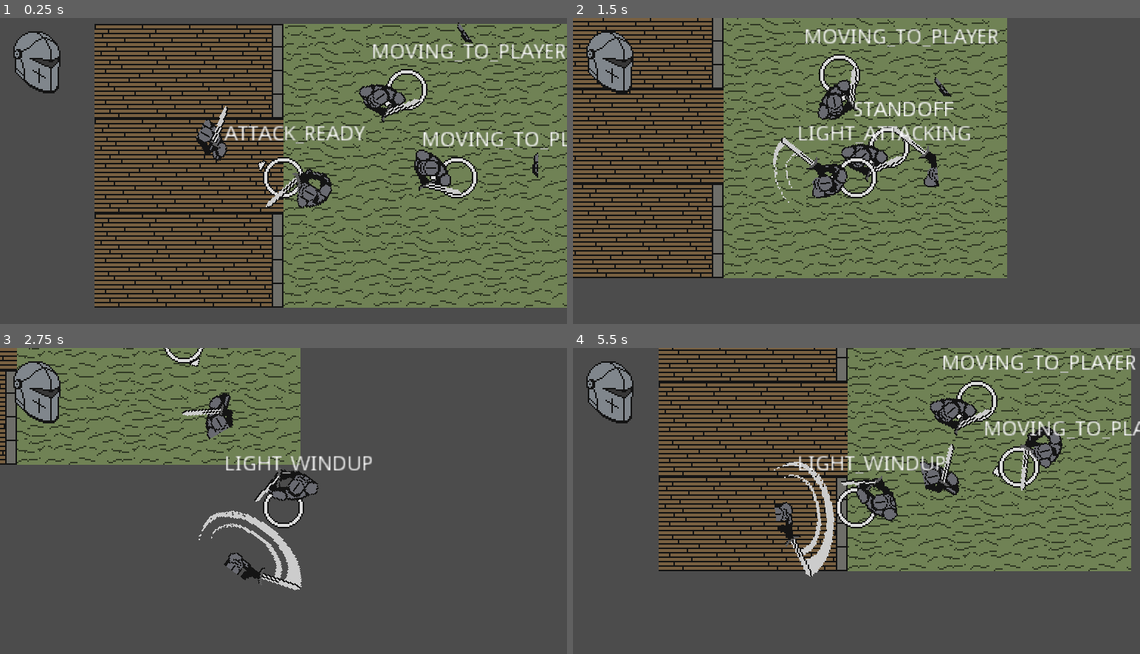
Above: before the commit, frames 1-4 (two rows, left to right).
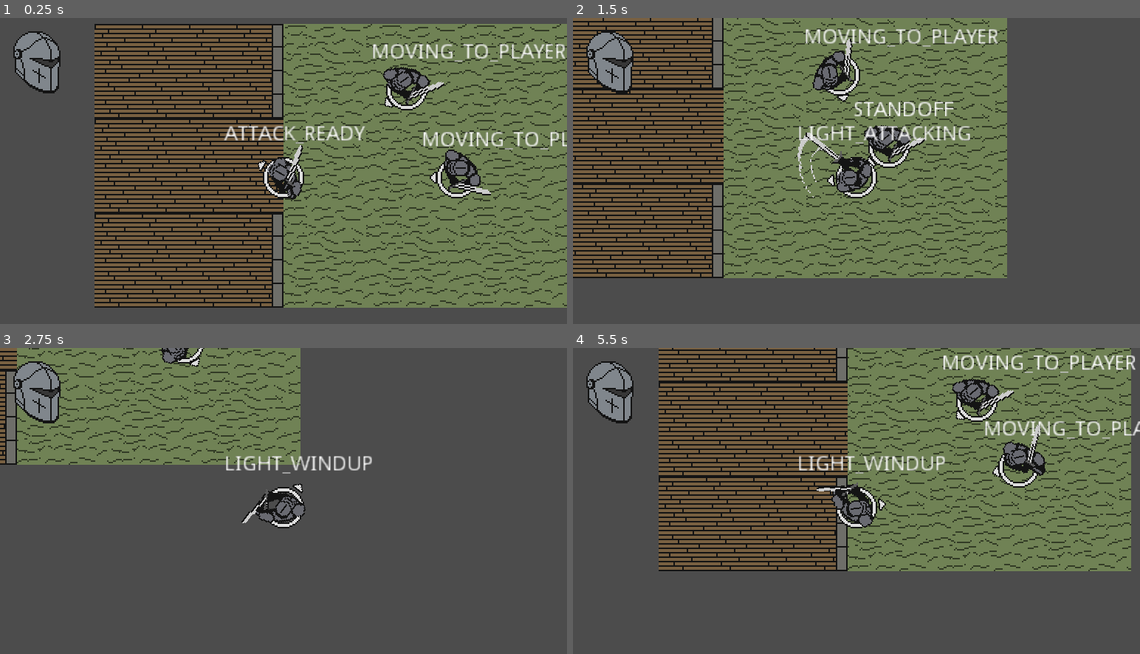
Above: after the commit, the same moments.

Repository: BGuerrero825/Slasher
Game: Godot game, scene res://Base.tscn
Same seed, same stepped clock (60 frames per second), same inputs: the game is played once before the commit and once after it.
Inputs (mouse positions are in pixels of both pictures, inside the frame that each line leads up to):
- Up to frame 1 (0.25 s): no input
- Up to frame 2 (1.5 s): move the mouse to (981, 161) at 0.52 s; press the mouse at (981, 161) at 0.53 s; hold D (move_right) 0.53-1.28 s; move the mouse to (743, 192) at 1.27 s; release the mouse at (743, 192) at 1.28 s; hold S (move_down) from 1.28 s (still down); click (743, 192) at 1.35 s
- Up to frame 3 (2.75 s): move the mouse to (340, 436) at 2.02 s; release S (move_down) at 2.03 s; press the mouse at (340, 436) at 2.03 s; hold D (move_right) from 2.03 s (still down)
- Up to frame 4 (5.5 s): move the mouse to (828, 571) at 2.77 s; release D (move_right) at 2.78 s; release the mouse at (828, 571) at 2.78 s; hold Up (move_up) 2.78-3.53 s; click (828, 571) at 2.85 s; move the mouse to (1026, 556) at 3.52 s; press the mouse at (1026, 556) at 3.53 s; hold A (move_left) 3.53-5.03 s; move the mouse to (686, 461) at 4.27 s; release the mouse at (686, 461) at 4.28 s; click (686, 461) at 4.35 s; move the mouse to (884, 507) at 5.02 s; press the mouse at (884, 507) at 5.03 s; hold S (move_down) from 5.03 s (still down)

The runs differ from the first frame. In frame 1, 4.0% of the frame differs, in the area x 34-95%, y 1-63%; in frame 2, 3.7%; in frame 3, 3.1%; in frame 4, 4.9%, in the area x 35-87%, y 0-75%.

Commit message:
updated anim frames

Diff:
--- a/objects/npc.tscn
+++ b/objects/npc.tscn
@@ -8,13 +8,12 @@
 
 [sub_resource type="CircleShape2D" id=1]
 
-[sub_resource type="RectangleShape2D" id=4]
+[sub_resource type="RectangleShape2D" id=2]
 extents = Vector2( 16, 24 )
 
-[sub_resource type="CircleShape2D" id=2]
+[sub_resource type="CircleShape2D" id=3]
 
-[sub_resource type="Animation" id=3]
-resource_name = "Heavy"
+[sub_resource type="Animation" id=4]
 length = 0.8
 tracks/0/type = "value"
 tracks/0/path = NodePath("center/character:frame")
@@ -61,7 +60,7 @@
 rotation = 1.5708
 texture = ExtResource( 5 )
 offset = Vector2( 3, -5 )
-vframes = 2
+vframes = 3
 hframes = 6
 
 [node name="hitbox" type="Area2D" parent="center"]
@@ -90,7 +89,7 @@
 }
 
 [node name="AnimationPlayer" type="AnimationPlayer" parent="."]
-anims/Heavy = SubResource( 3 )
+anims/Heavy = SubResource( 4 )
 
 [node name="attack_timer" type="Timer" parent="."]
 one_shot = true
--- a/objects/player.tscn
+++ b/objects/player.tscn
@@ -131,10 +131,10 @@
 texture = ExtResource( 2 )
 
 [node name="character" type="Sprite" parent="center"]
+position = Vector2( 8, 5 )
 rotation = 1.5708
 texture = ExtResource( 1 )
-offset = Vector2( 3, -5 )
-vframes = 2
+vframes = 3
 hframes = 6
 frame = 7
 
Not shown: 2 places in objects/npc.tscn that only renumber resources
